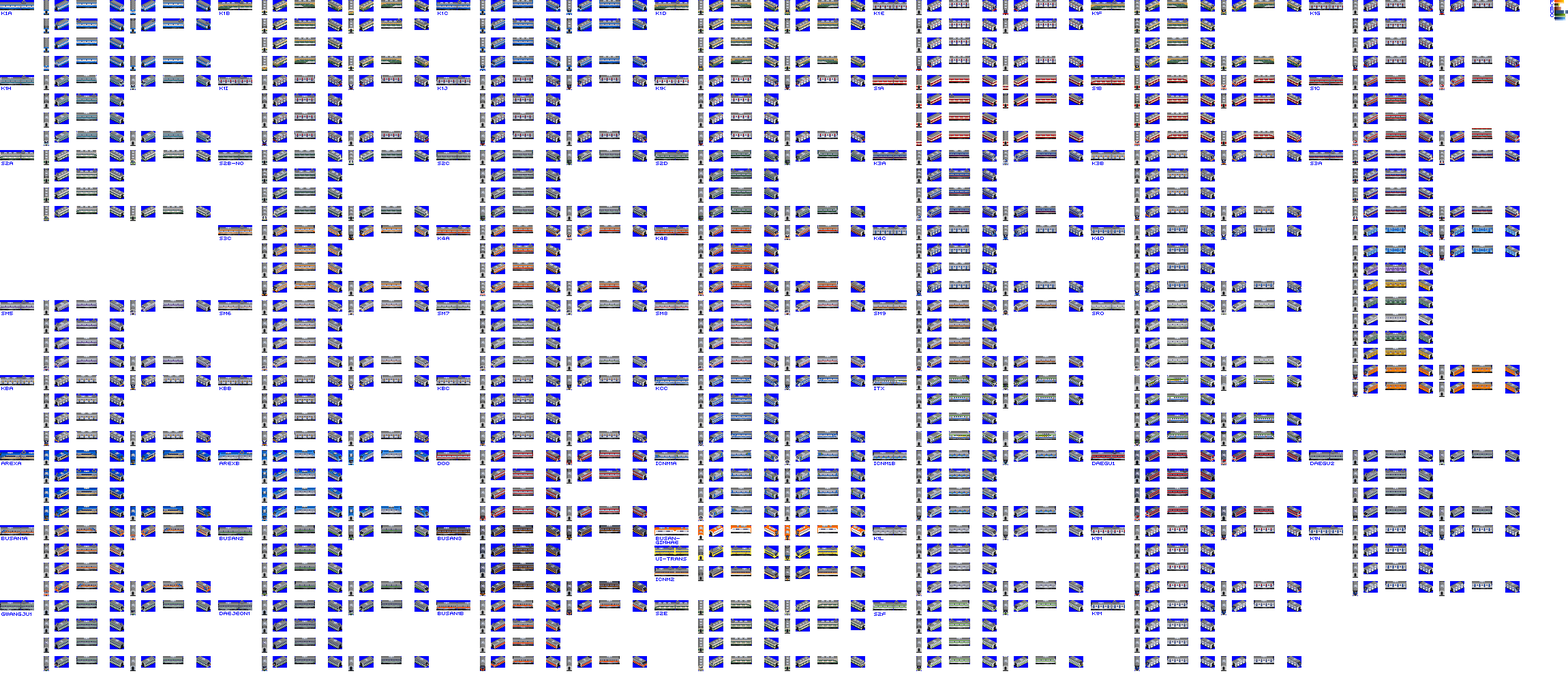
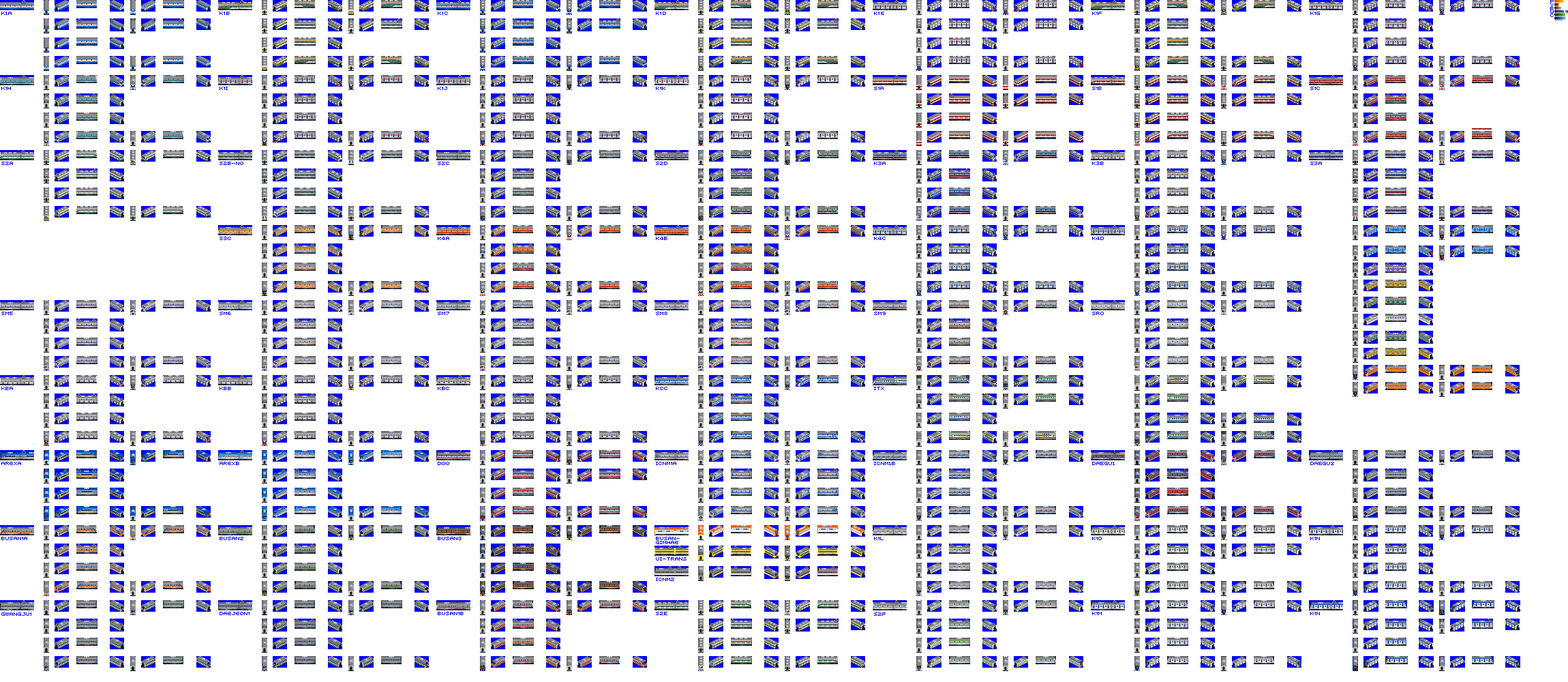
The second (1568, 682) image is a revision of the first. Changes to its layers:
painted on "Forbidden colours" over [1554, 8, 1568, 18]
painted on "Sprite" over [0, 5, 1568, 671]
